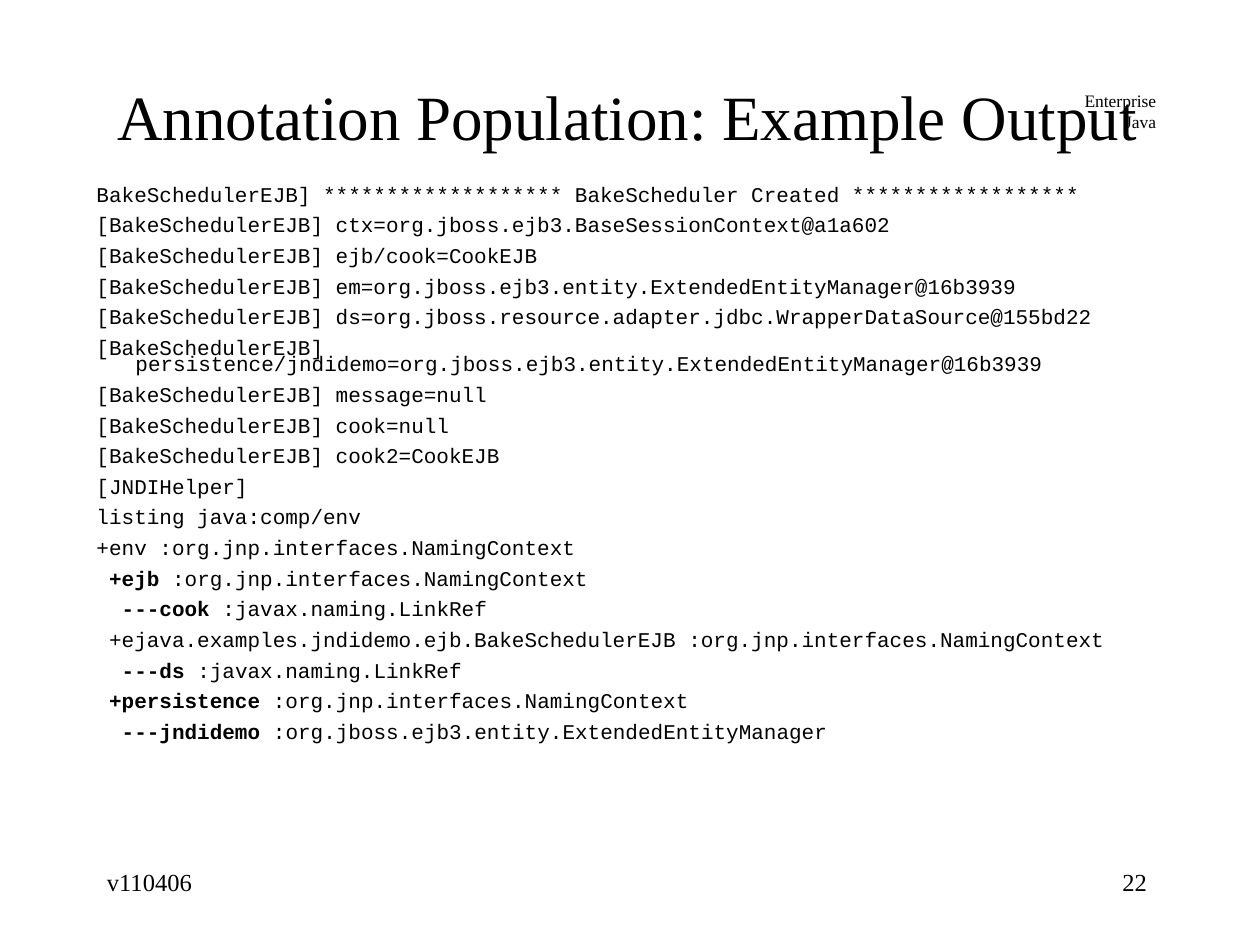
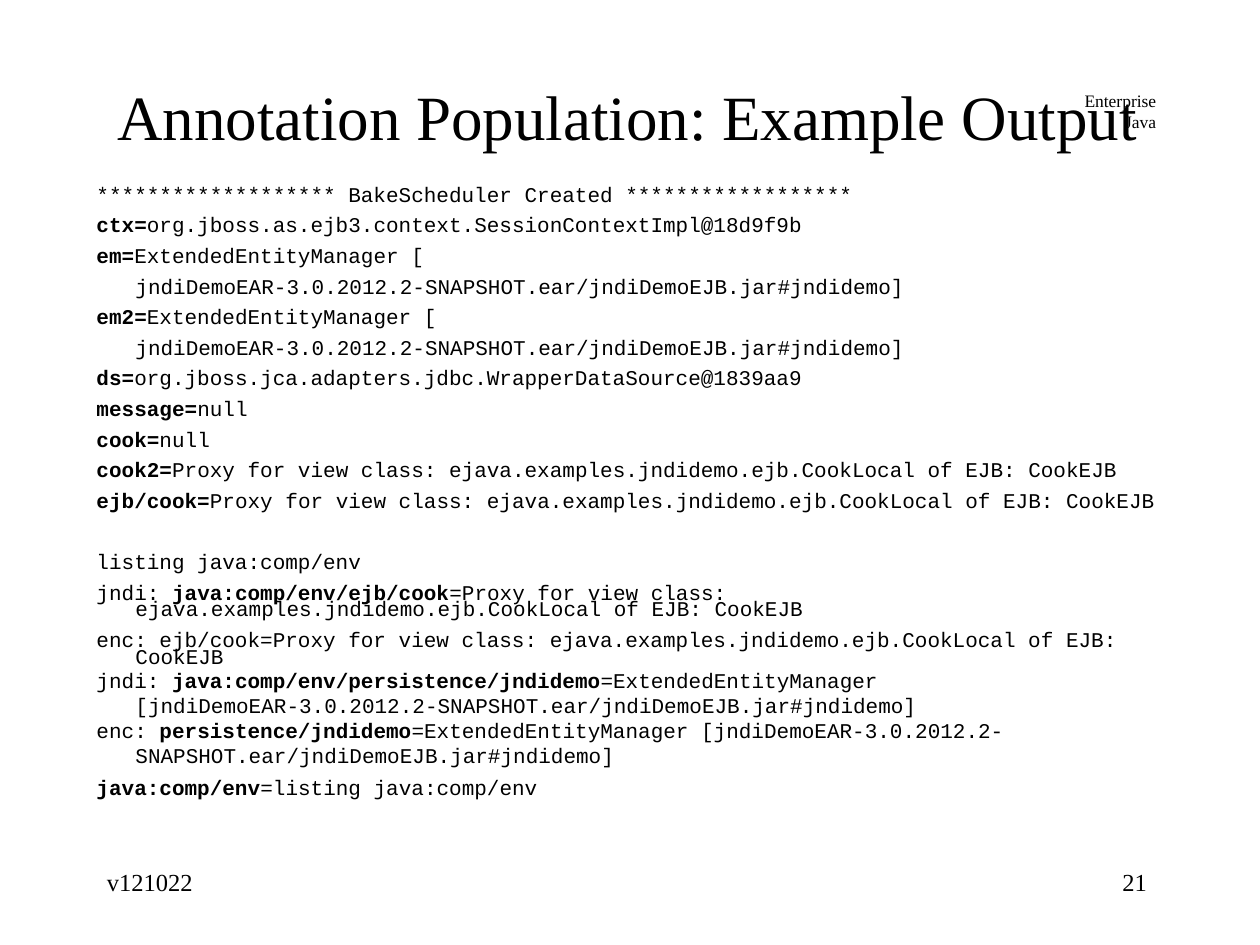
Before and after one commit to jcstaff/ejava-javaee, a slide deck: slide 21 of jndiDemo/src/site/resources/lectures/jndiENC.ppt (slide 22 before the commit). Drawn at 1260x945 pixels with LibreOffice and Linux fonts; fonts in the diff are those of the drawing. Boxes give left, top, right and bottom in pixels: in the first picture for what was removed or moved away, otherwise in the second. Text is boxed around its words. In the diff, an @@ line names an element or a change of style, - is before the commit and + after.

```diff
--- a/jndiDemo/src/site/resources/lectures/jndiENC.ppt
+++ b/jndiDemo/src/site/resources/lectures/jndiENC.ppt
@@ text at box(96, 187, 1154, 513): text changed @@
-BakeSchedulerEJB] ******************* BakeScheduler Created ******************
-[BakeSchedulerEJB] ctx=org.jboss.ejb3.BaseSessionContext@a1a602
-[BakeSchedulerEJB] ejb/cook=CookEJB
-[BakeSchedulerEJB] em=org.jboss.ejb3.entity.ExtendedEntityManager@16b3939
-[BakeSchedulerEJB] ds=org.jboss.resource.adapter.jdbc.WrapperDataSource@155bd22
-[BakeSchedulerEJB] persistence/jndidemo=org.jboss.ejb3.entity.ExtendedEntityManager@16b3939
-[BakeSchedulerEJB] message=null
-[BakeSchedulerEJB] cook=null
-[BakeSchedulerEJB] cook2=CookEJB
-[JNDIHelper]
+******************* BakeScheduler Created ******************
+ctx=org.jboss.as.ejb3.context.SessionContextImpl@18d9f9b
+em=ExtendedEntityManager [
+jndiDemoEAR-3.0.2012.2-SNAPSHOT.ear/jndiDemoEJB.jar#jndidemo]
+em2=ExtendedEntityManager [
+jndiDemoEAR-3.0.2012.2-SNAPSHOT.ear/jndiDemoEJB.jar#jndidemo]
+ds=org.jboss.jca.adapters.jdbc.WrapperDataSource@1839aa9
+message=null
+cook=null
+cook2=Proxy for view class: ejava.examples.jndidemo.ejb.CookLocal of EJB: CookEJB
+ejb/cook=Proxy for view class: ejava.examples.jndidemo.ejb.CookLocal of EJB: CookEJB
@@ text at box(96, 585, 1116, 800): text changed @@
-+env :org.jnp.interfaces.NamingContext
-+ejb :org.jnp.interfaces.NamingContext
----cook :javax.naming.LinkRef
-+ejava.examples.jndidemo.ejb.BakeSchedulerEJB :org.jnp.interfaces.NamingContext
----ds :javax.naming.LinkRef
-+persistence :org.jnp.interfaces.NamingContext
----jndidemo :org.jboss.ejb3.entity.ExtendedEntityManager
+jndi: java:comp/env/ejb/cook=Proxy for view class: ejava.examples.jndidemo.ejb.CookLocal of EJB: CookEJB
+enc: ejb/cook=Proxy for view class: ejava.examples.jndidemo.ejb.CookLocal of EJB: CookEJB
+jndi: java:comp/env/persistence/jndidemo=ExtendedEntityManager [jndiDemoEAR-3.0.2012.2-SNAPSHOT.ear/jndiDemoEJB.jar#jndidemo]
+enc: persistence/jndidemo=ExtendedEntityManager [jndiDemoEAR-3.0.2012.2-SNAPSHOT.ear/jndiDemoEJB.jar#jndidemo]
+java:comp/env=listing java:comp/env
@@ text at box(107, 874, 193, 892): text changed @@
-v110406
+v121022
@@ page number at box(1122, 874, 1147, 891): text changed @@
-22
+21
```
Also in this commit, not shown: 23 other slides changed, 12 slides added, 1 slide removed.
